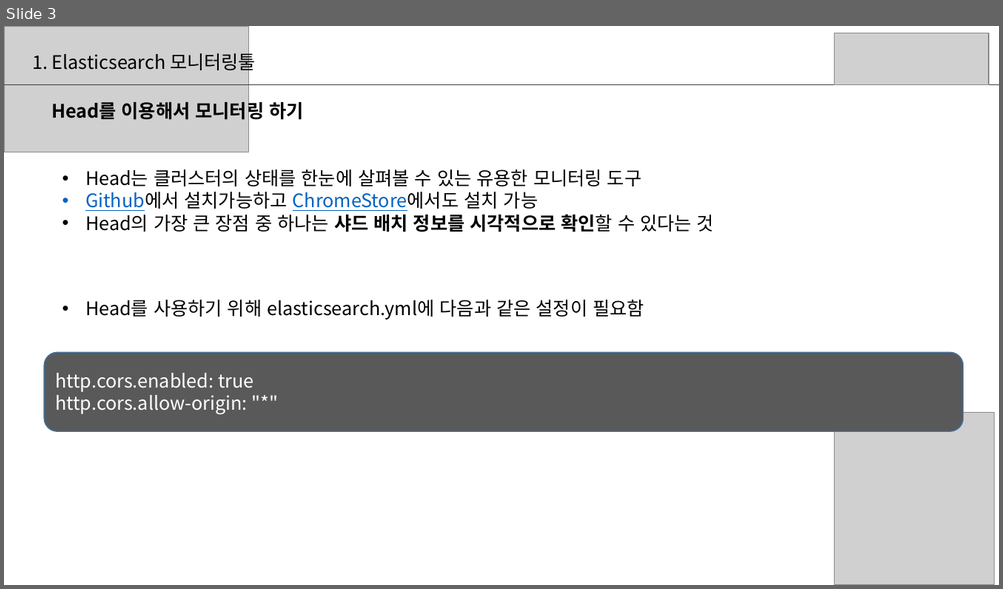
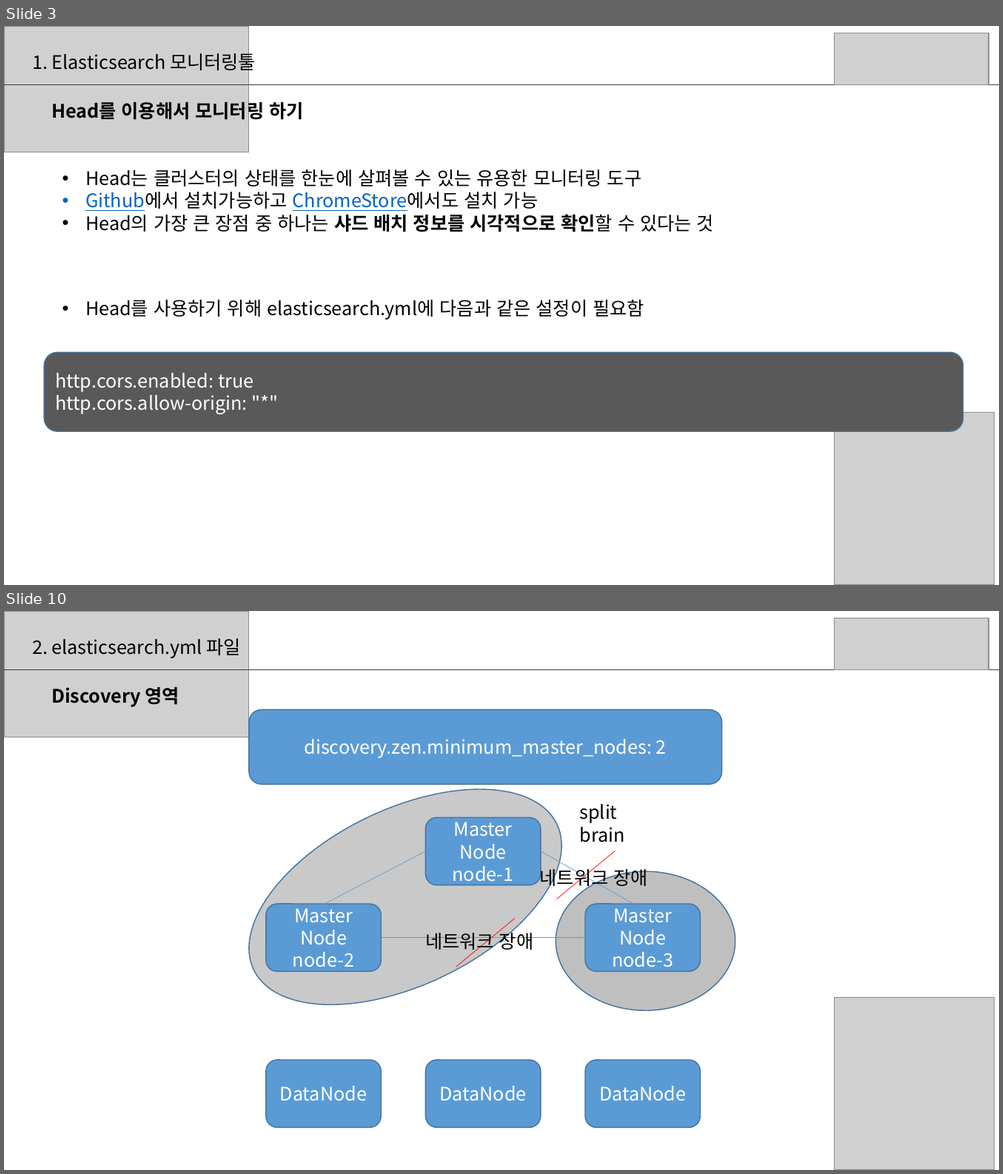
Before and after one commit to sup2is/dev-note, a slide deck: study/elasticsearch/Elasticsearch스터디2주차자료.pptx. Shown one above the other, each under a label of ours: slide 3 before the commit, slides 3 and 10 after it; the slides between them are not shown. The pictures are 1003x589 and 1003x1174 pixels, drawn with LibreOffice and Linux fonts; fonts in the diff are those of the drawing; grey boxes stand for pictures. Boxes give left, top, right and bottom in pixels: in the first picture for what was removed or moved away, otherwise in the second. Text is boxed around its words. In the diff, an @@ line names an element or a change of style, - is before the commit and + after.

```diff
--- a/study/elasticsearch/Elasticsearch스터디2주차자료.pptx
+++ b/study/elasticsearch/Elasticsearch스터디2주차자료.pptx
@@ slide 10 added at [4,611,999,1170], background #FFFFFF @@
@@ picture added at [4,611,249,737] @@
@@ picture added at [834,618,988,669] @@
@@ text added at [32,638,240,658], 18 pt, text #000000 @@
+2. elasticsearch.yml 파일
@@ line added from (4, 670) to (999, 670), #404040 0.5 pt @@
@@ text added at [51,687,179,707], 18 pt, text #000000, bold @@
+Discovery 영역
@@ rounded rectangle added at [249,709,722,784], fill #5B9BD5, outline #43739E 1 pt, 18 pt, text #FFFFFF @@
+discovery.zen.minimum_master_nodes: 2
@@ ellipse added at [215,745,595,1050], fill #C9C9C9, outline #43739E 1 pt @@
@@ text added at [580,804,625,843], 18 pt, text #000000 @@
+split brain
@@ rounded rectangle added at [426,817,540,886], fill #5B9BD5, outline #43739E 1 pt, 18 pt, text #FFFFFF @@
+Master
+Node
+node-1
@@ line added from (426, 851) to (309, 912), #5B9BD5 0.5 pt @@
@@ line added from (540, 851) to (659, 918), #5B9BD5 0.5 pt @@
@@ line added from (615, 851) to (556, 900), #FF0000 0.5 pt @@
@@ text added at [540,866,648,889], 18 pt, text #000000 @@
+네트워크 장애
@@ ellipse added at [555,871,735,1011], fill #BFBFBF, outline #43739E 1 pt @@
@@ rounded rectangle added at [266,904,381,972], fill #5B9BD5, outline #43739E 1 pt, 18 pt, text #FFFFFF @@
+Master
+Node
+node-2
@@ line added from (515, 918) to (456, 967), #FF0000 0.5 pt @@
@@ rounded rectangle added at [585,904,700,972], fill #5B9BD5, outline #43739E 1 pt, 18 pt, text #FFFFFF @@
+Master
+Node
+node-3
@@ line added from (381, 938) to (585, 938), #5B9BD5 0.5 pt @@
@@ text added at [425,929,533,953], 18 pt, text #000000 @@
+네트워크 장애
@@ picture added at [834,998,994,1170] @@
@@ rounded rectangle added at [266,1060,381,1128], fill #5B9BD5, outline #43739E 1 pt, 18 pt, text #FFFFFF @@
+DataNode
@@ rounded rectangle added at [426,1060,540,1128], fill #5B9BD5, outline #43739E 1 pt, 18 pt, text #FFFFFF @@
+DataNode
@@ rounded rectangle added at [585,1060,700,1128], fill #5B9BD5, outline #43739E 1 pt, 18 pt, text #FFFFFF @@
+DataNode
```
Also in this commit, not shown: 6 slides changed, 30 other slides added.
